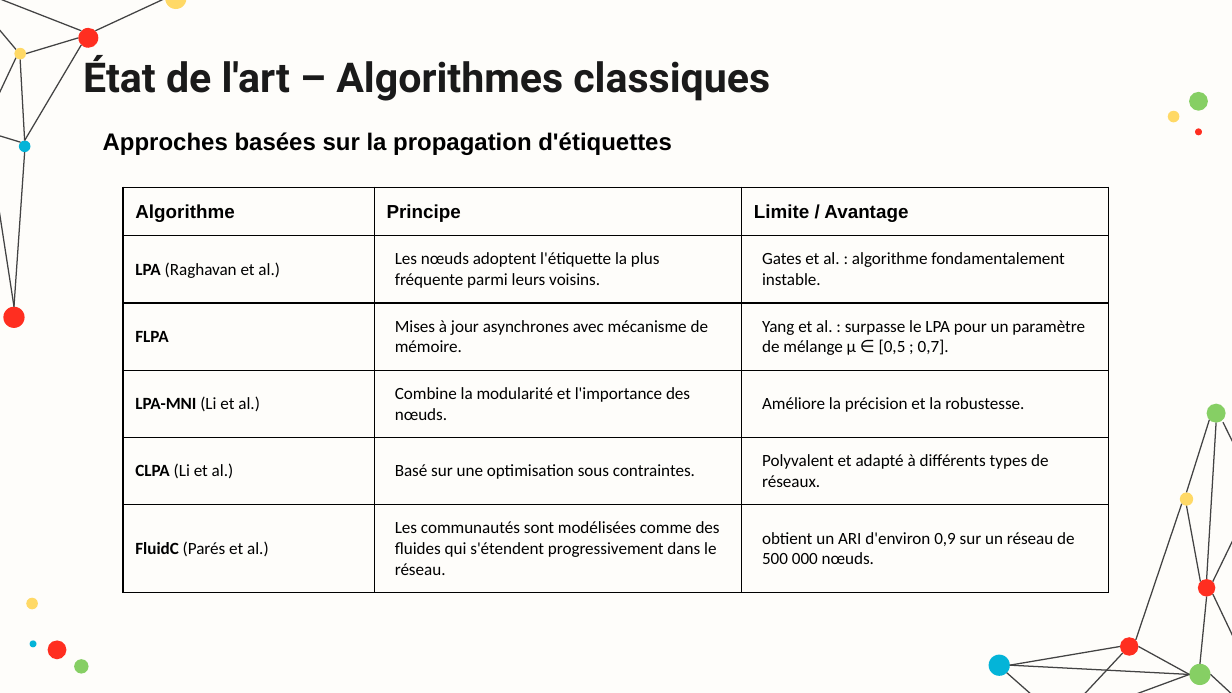
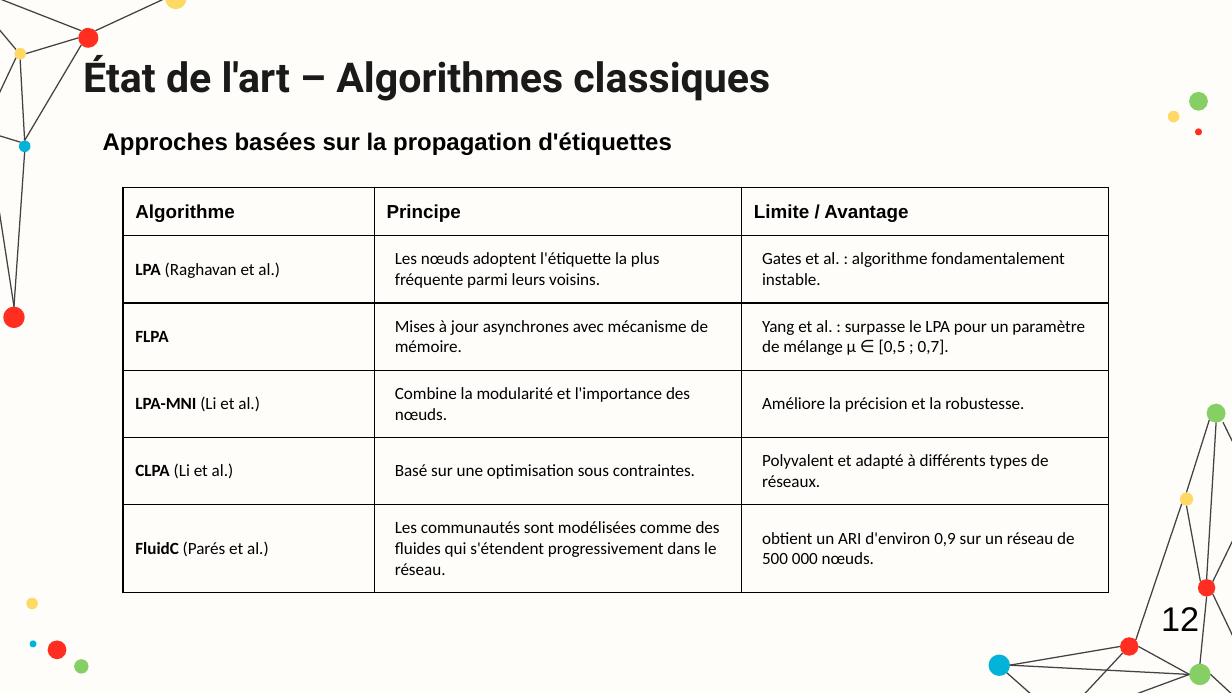
Before and after one commit to hamzamdn077/Master-Project, a slide deck: slide 12 of presentation.pptx. Drawn at 1232x693 pixels with LibreOffice and Linux fonts; fonts in the diff are those of the drawing. Boxes give left, top, right and bottom in pixels: in the first picture for what was removed or moved away, otherwise in the second. Text is boxed around its words. In the diff, an @@ line names an element or a change of style, - is before the commit and + after.

```diff
--- a/presentation.pptx
+++ b/presentation.pptx
@@ text added at box(1161, 607, 1199, 631), 20 pt, text #000000 @@
+12
```
Also in this commit, not shown: 27 other slides changed, 2 slides removed, 1 other file.
